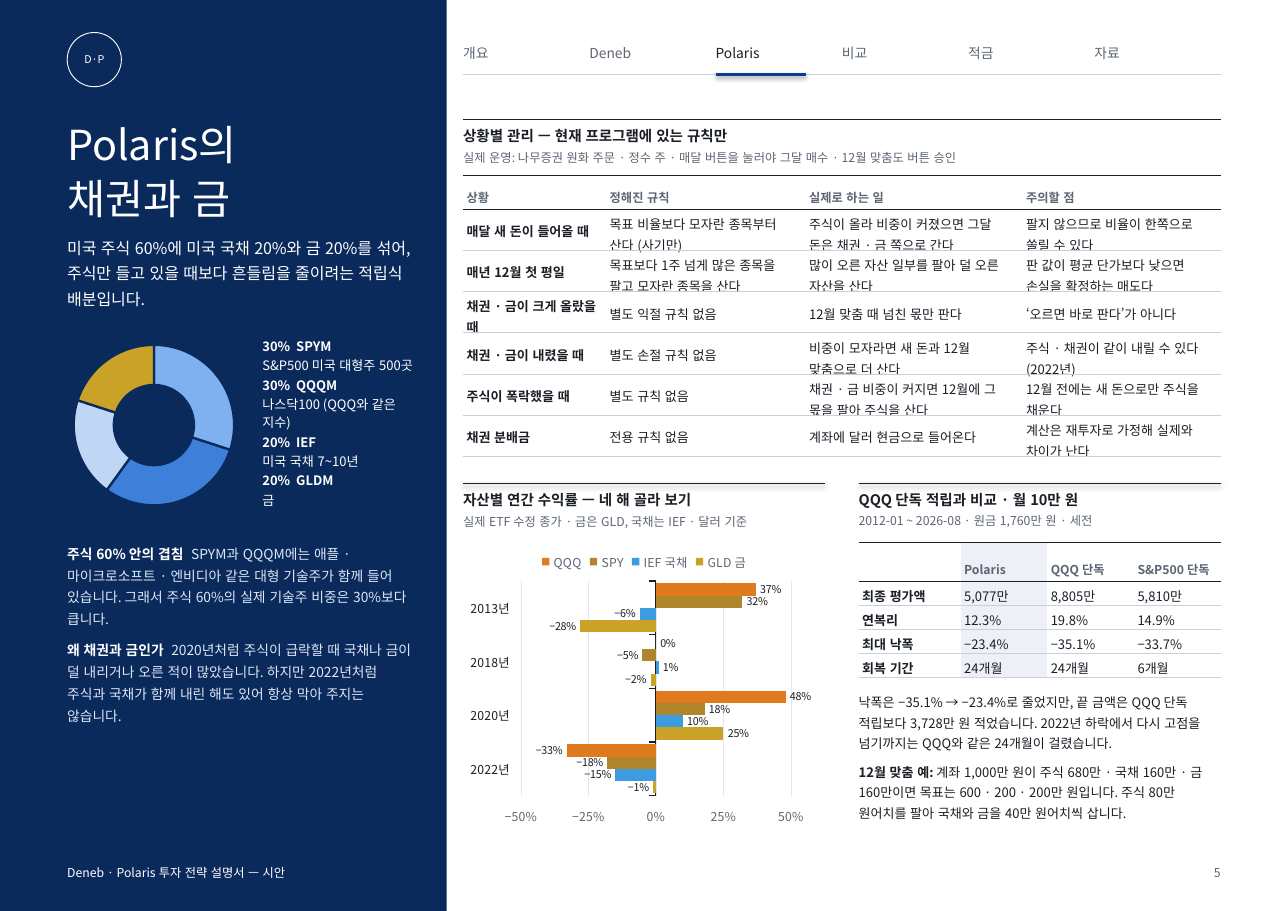
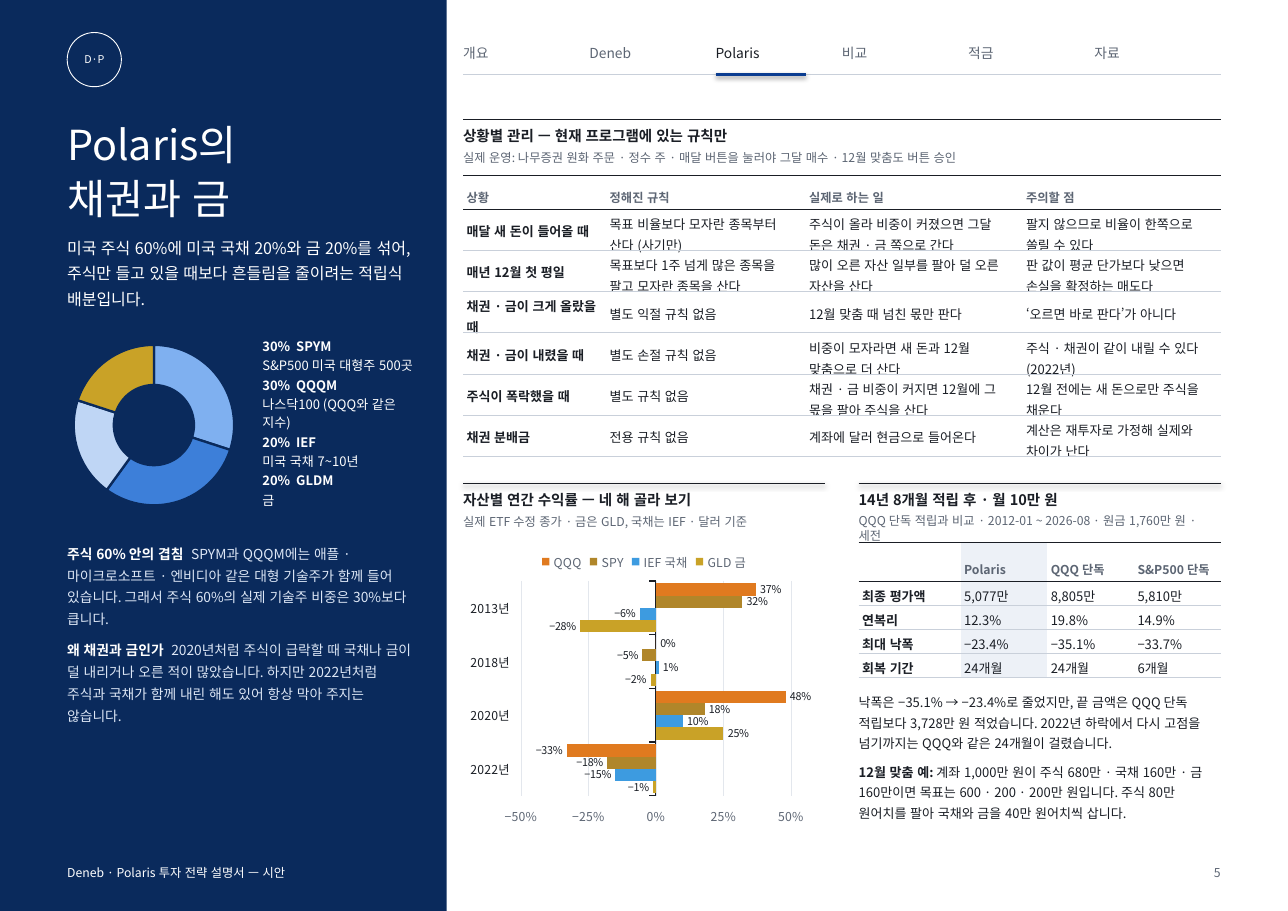
Before and after one commit to seoloo/Market_Data_Platform, a slide deck: slide 5 of reports/deneb_polaris_report_20261017/blue_manual/Deneb_Polaris_설명서_파랑_시안6쪽.pptx. Drawn at 1288x911 pixels with LibreOffice and Linux fonts; fonts in the diff are those of the drawing. Boxes give left, top, right and bottom in pixels: in the first picture for what was removed or moved away, otherwise in the second. Text is boxed around its words. In the diff, an @@ line names an element or a change of style, - is before the commit and + after.

Commit message:
docs: 파란 설명서 시안 — 최종 평가액마다 '14년 8개월(2012-01~2026-08, 176회) 적립 후' 기간 표시, 4쪽 표에 적립 기간 열

```diff
--- a/reports/deneb_polaris_report_20261017/blue_manual/Deneb_Polaris_설명서_파랑_시안6쪽.pptx
+++ b/reports/deneb_polaris_report_20261017/blue_manual/Deneb_Polaris_설명서_파랑_시안6쪽.pptx
@@ text at (859, 491, 1057, 510): text changed @@
-QQQ 단독 적립과 비교 · 월 10만 원
+14년 8개월 적립 후 · 월 10만 원
@@ text at (859, 515, 1186, 543): text changed @@
-2012-01 ~ 2026-08 · 원금 1,760만 원 · 세전
+QQQ 단독 적립과 비교 · 2012-01 ~ 2026-08 · 원금 1,760만 원 · 세전
```
Also in this commit, not shown: 4 other slides changed, 7 other files.
